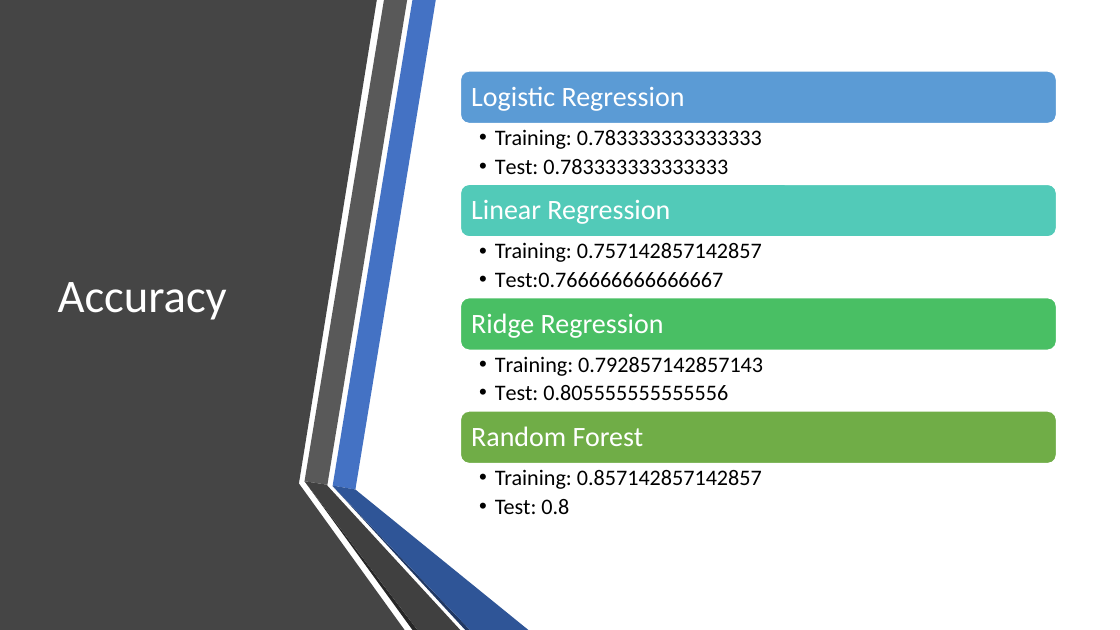
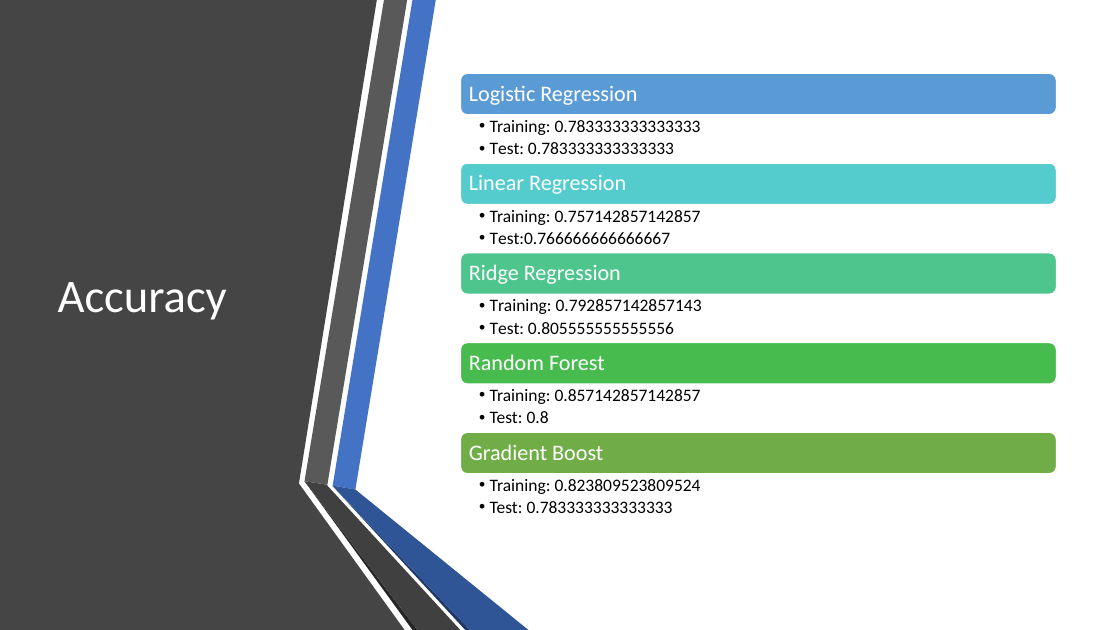
Before and after one commit to Mastersz/Proyecto_Mineria, a slide deck: slide 12 of Data_Mining.pptx. Drawn at 1120x630 pixels with LibreOffice and Linux fonts; fonts in the diff are those of the drawing. Boxes give left, top, right and bottom in pixels: in the first picture for what was removed or moved away, otherwise in the second. Text is boxed around its words. In the diff, an @@ line names an element or a change of style, - is before the commit and + after.

Commit message:
Gradient Boost agragegado y ROC curves de comparación

```diff
--- a/Data_Mining.pptx
+++ b/Data_Mining.pptx
@@ rounded rectangle: place and size @@
-rounded rectangle at [460, 71, 1057, 124]
+rounded rectangle at [460, 73, 1057, 115]
@@ text "Training: 0.783333333333333": place and size @@
-text "Training: 0.783333333333333" at [495, 129, 762, 174]
+text "Training: 0.783333333333333" at [490, 120, 701, 154]
@@ rounded rectangle: place and size @@
-rounded rectangle at [460, 184, 1057, 237]
+rounded rectangle at [460, 163, 1057, 205]
@@ rounded rectangle at [460, 163, 1057, 205]: fill #52CAB8 to #54CCCD @@
@@ text "Linear Regression": place and size @@
-text "Linear Regression" at [471, 200, 670, 224]
+text "Linear Regression" at [469, 175, 626, 194]
@@ text "Training: 0.757142857142857": place and size @@
-text "Training: 0.757142857142857" at [495, 242, 762, 287]
+text "Training: 0.757142857142857" at [490, 210, 701, 244]
@@ rounded rectangle added at [460, 253, 1057, 295], fill #4DC58D, outline #FFFFFF 1.5 pt @@
@@ text "Ridge Regression": place and size @@
-text "Ridge Regression" at [471, 313, 664, 338]
+text "Ridge Regression" at [469, 264, 621, 284]
@@ text "Training: 0.792857142857143": place and size @@
-text "Training: 0.792857142857143" at [495, 356, 763, 400]
+text "Training: 0.792857142857143" at [490, 299, 702, 334]
@@ rounded rectangle: place and size @@
-rounded rectangle at [460, 297, 1057, 350]
+rounded rectangle at [460, 343, 1057, 385]
@@ rounded rectangle at [460, 343, 1057, 385]: fill #49BF64 to #48BB4F @@
@@ size 24 to 19 pt; less space between paragraphs in 4 elements at [469, 85, 637, 105], [469, 175, 626, 194], [469, 264, 621, 284], [469, 354, 605, 370] @@
@@ text "Random Forest": place and size @@
-text "Random Forest" at [471, 426, 644, 446]
+text "Random Forest" at [469, 354, 605, 370]
@@ size 19 to 15 pt; indent changed in 4 elements at [490, 120, 701, 154], [490, 210, 701, 244], [490, 299, 702, 334], [490, 389, 701, 423] @@
@@ text "Training: 0.857142857142857": place and size @@
-text "Training: 0.857142857142857" at [495, 469, 762, 514]
+text "Training: 0.857142857142857" at [490, 389, 701, 423]
@@ rounded rectangle: place and size @@
-rounded rectangle at [460, 411, 1057, 464]
+rounded rectangle at [460, 432, 1057, 474]
@@ text added at [469, 444, 603, 460], 19 pt, text #FFFFFF @@
+Gradient Boost
@@ text added at [490, 479, 701, 513], 15 pt, text #000000 @@
+  • Training: 0.823809523809524
+  • Test: 0.783333333333333
```
Also in this commit, not shown: 1 other slide changed, 1 slide added.
